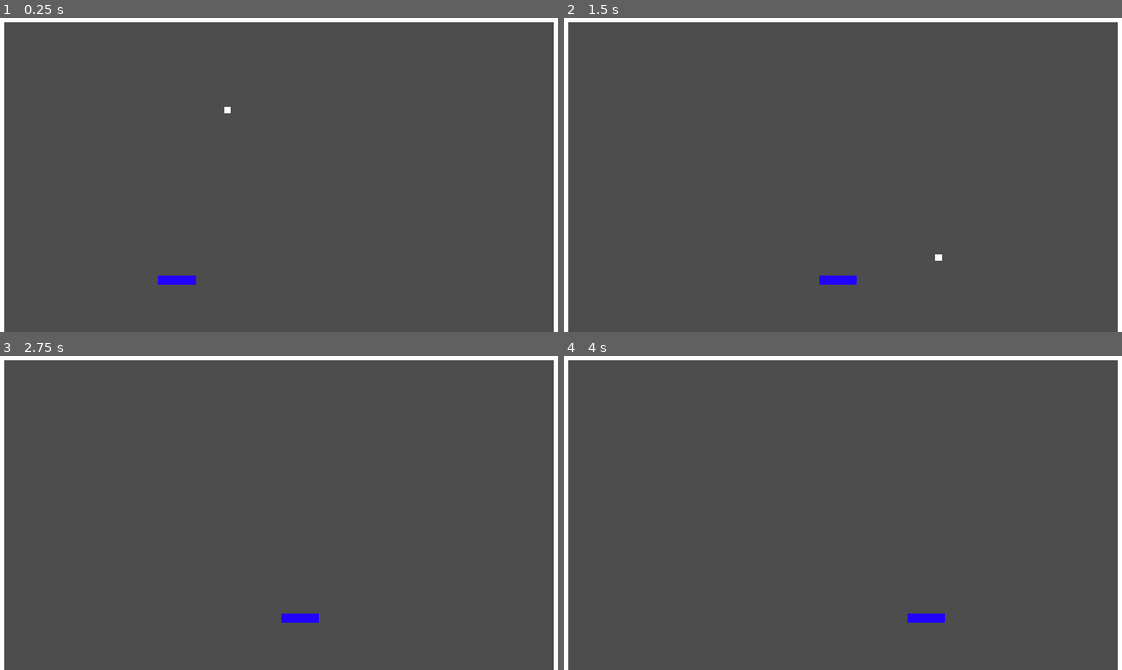
Above: before the commit, frames 1-4 (two rows, left to right).
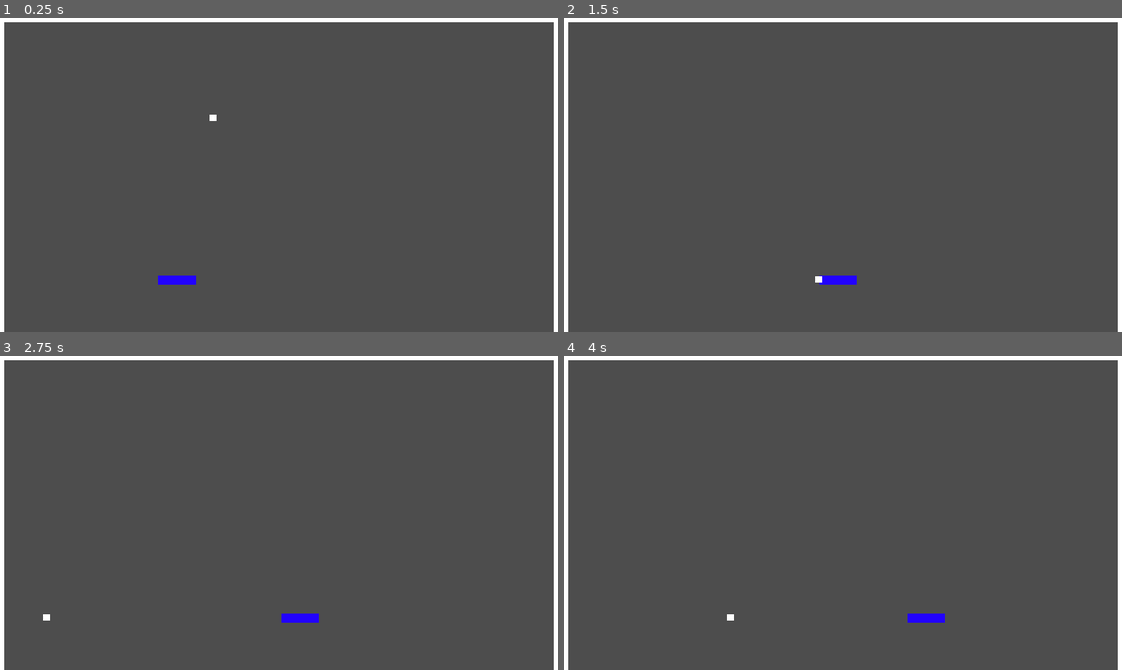
Above: after the commit, the same moments.

Repository: splinecraft/breakout
Game: Godot game, scene res://game.tscn
Two runs of this game, one before a commit and one after it. Both use one fixed random seed, a clock stepped at 60 frames per second and the inputs below.
Inputs:
- Up to frame 1 (0.25 s): no input
- Up to frame 2 (1.5 s): hold Right (ui_right) 0.53-1.28 s; hold Left (ui_left) from 1.28 s (still down)
- Up to frame 3 (2.75 s): release Left (ui_left) at 2.03 s; hold Right (ui_right) from 2.03 s (still down)
- Up to frame 4 (4 s): release Right (ui_right) at 3.53 s; hold Left (ui_left) from 3.53 s (still down)

The runs differ from the first frame. In frame 1, less than 0.1% of the frame differs, in the area x 37-42%, y 28-33%; in frame 2, less than 0.1%, in the area x 45-68%, y 75-85%; in frame 3, less than 0.1%; in frame 4, less than 0.1%.

Commit message:
paddle deflection

Diff:
--- a/assets/ball.gd
+++ b/assets/ball.gd
@@ -1,19 +1,25 @@
 extends CharacterBody2D
-
-@export var speed := 200.0
 
 
 # Called when the node enters the scene tree for the first time.
 func _ready() -> void:
-	velocity = Vector2(100, 100)
+	velocity = Vector2(100, 250)
 
 func _physics_process(delta: float) -> void:
-	position += velocity * delta
-	move_and_slide()
+	var collision = move_and_collide(velocity * delta)
 
-	if get_last_slide_collision():
-		var collider = get_last_slide_collision().get_collider()
-		if collider.is_in_group("Player") or collider.is_in_group("Ceiling"):
+	if collision:
+		var collider = collision.get_collider()
+		if collider.is_in_group("Player"):
+			var paddle_center = collider.global_position.x
+			var ball_pos = collision.get_position().x
+			var distance_from_center = ball_pos - paddle_center
+
+			var speed = velocity.length()
+			velocity.y = -abs(velocity.y)
+			velocity.x += distance_from_center * 5
+			velocity = velocity.normalized() * speed
+		elif collider.is_in_group("Ceiling"):
 			velocity.y = -velocity.y
 		elif collider.is_in_group("Wall"):
 			velocity.x = -velocity.x
